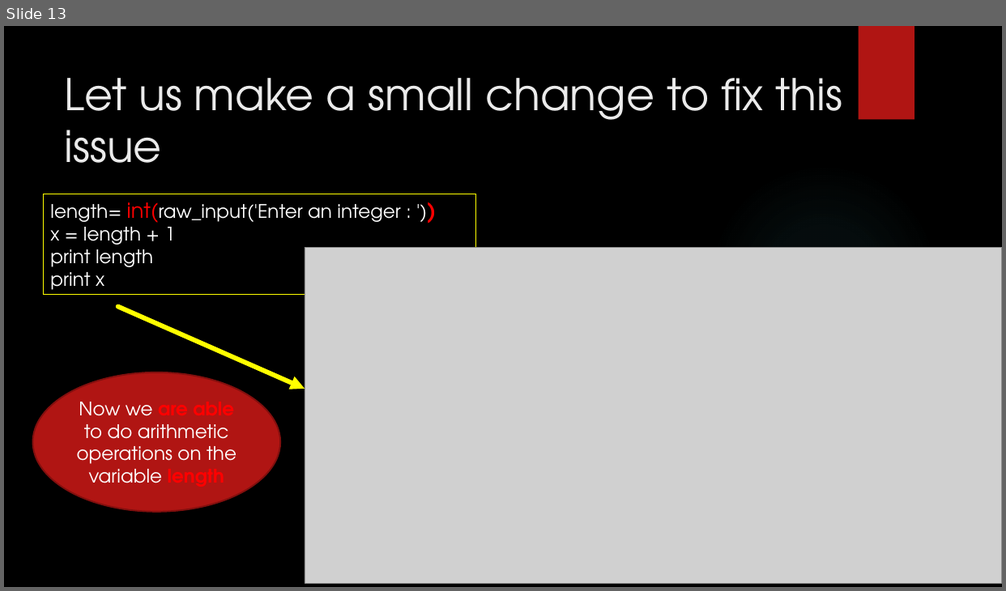
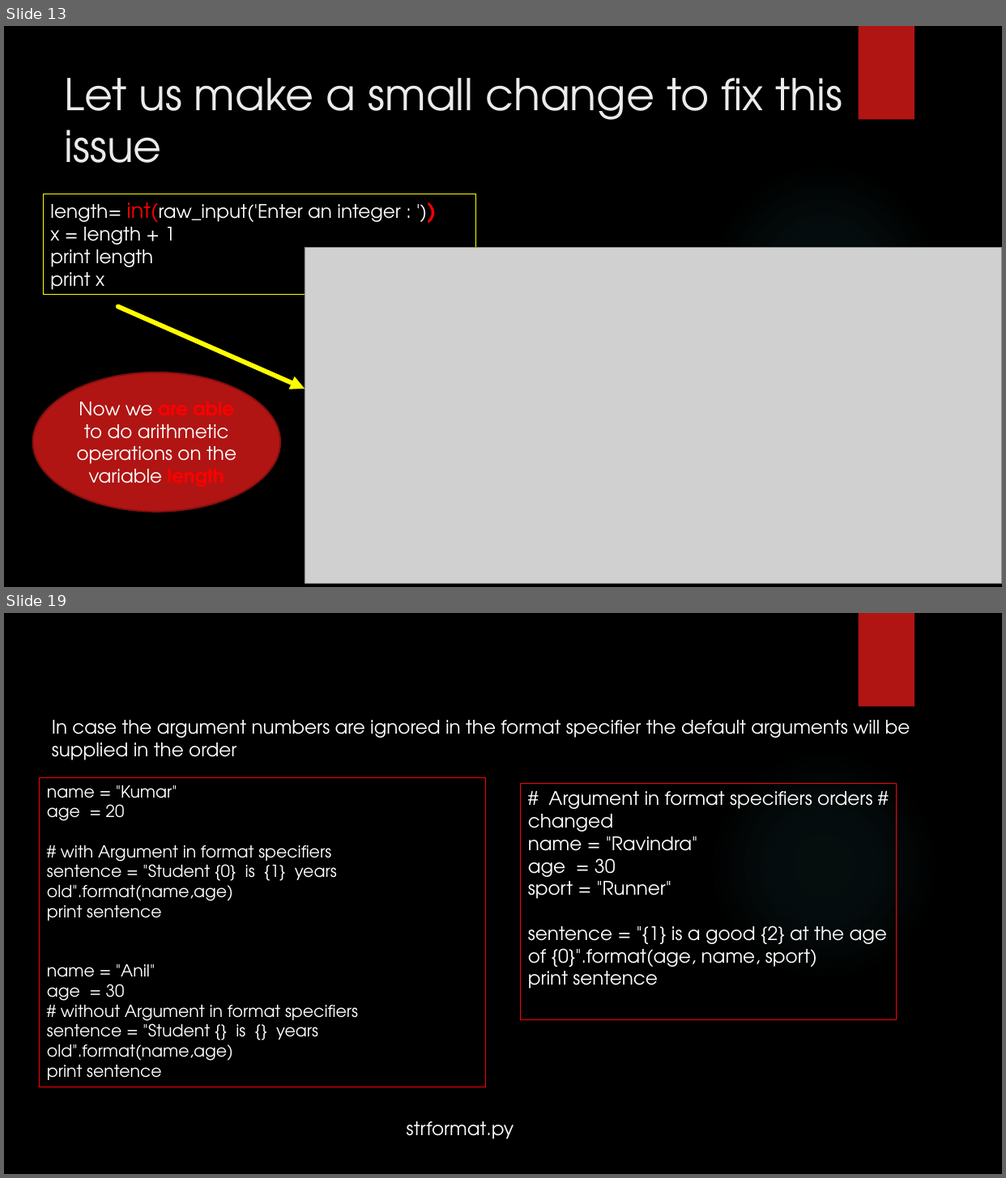
Before and after one commit to girishsukukumar/python, a slide deck: 2. Python.pptx. Shown one above the other, each under a label of ours: slide 13 before the commit, slides 13 and 19 after it; the slides between them are not shown. The pictures are 1006x591 and 1006x1178 pixels, drawn with LibreOffice and Linux fonts; fonts in the diff are those of the drawing; grey boxes stand for pictures; background and template pictures are left out. Boxes give left, top, right and bottom in pixels: in the first picture for what was removed or moved away, otherwise in the second. Text is boxed around its words. In the diff, an @@ line names an element or a change of style, - is before the commit and + after.

```diff
--- a/2. Python.pptx
+++ b/2. Python.pptx
@@ slide 19 added at (4,613,1002,1174), background picture (left out); not listed: 2 template elements that a slide beside it also shows @@
@@ text added at (52,720,910,760), 18 pt, text #FFFFFF @@
+In case the argument numbers are ignored in the format specifier the default arguments will be supplied in the order
@@ rectangle added at (39,777,485,1088), outline #FF0000 0.75 pt, 16 pt, text #FFFFFF @@
+name = "Kumar"
+age = 20
+# with Argument in format specifiers
+sentence = "Student {0} is {1} years old".format(name,age)
+print sentence
+name = "Anil"
+age = 30
+# without Argument in format specifiers
+sentence = "Student {} is {} years old".format(name,age)
+print sentence
@@ rectangle added at (521,784,897,1020), outline #FF0000 0.75 pt, 18 pt, text #FFFFFF @@
+# Argument in format specifiers orders # changed
+name = "Ravindra"
+age = 30
+sport = "Runner"
+sentence = "{1} is a good {2} at the age of {0}".format(age, name, sport)
+print sentence
@@ text added at (407,1122,514,1139), 18 pt, text #FFFFFF @@
+strformat.py
```
Also in this commit, not shown: 10 other slides added, 1 other file.
